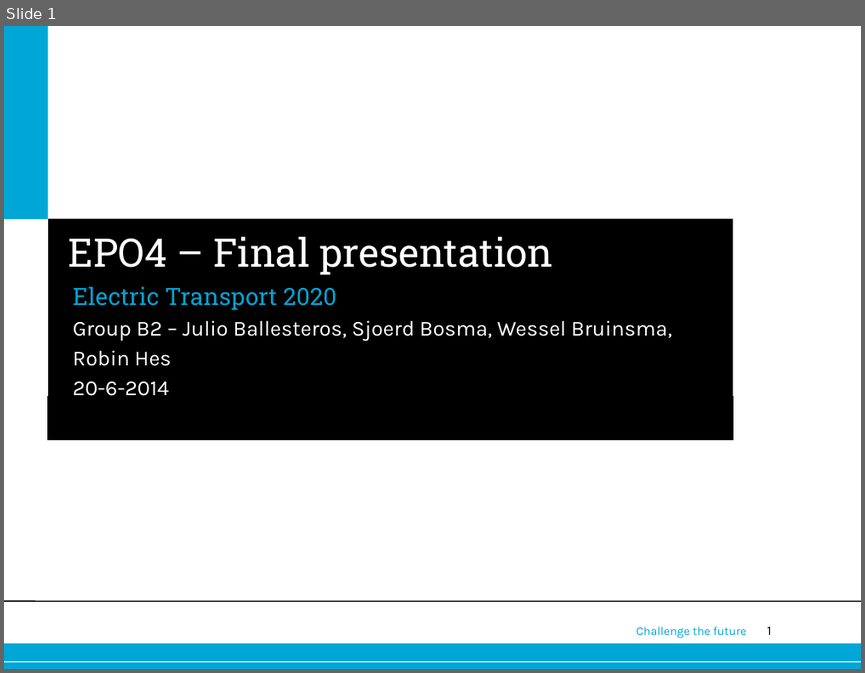
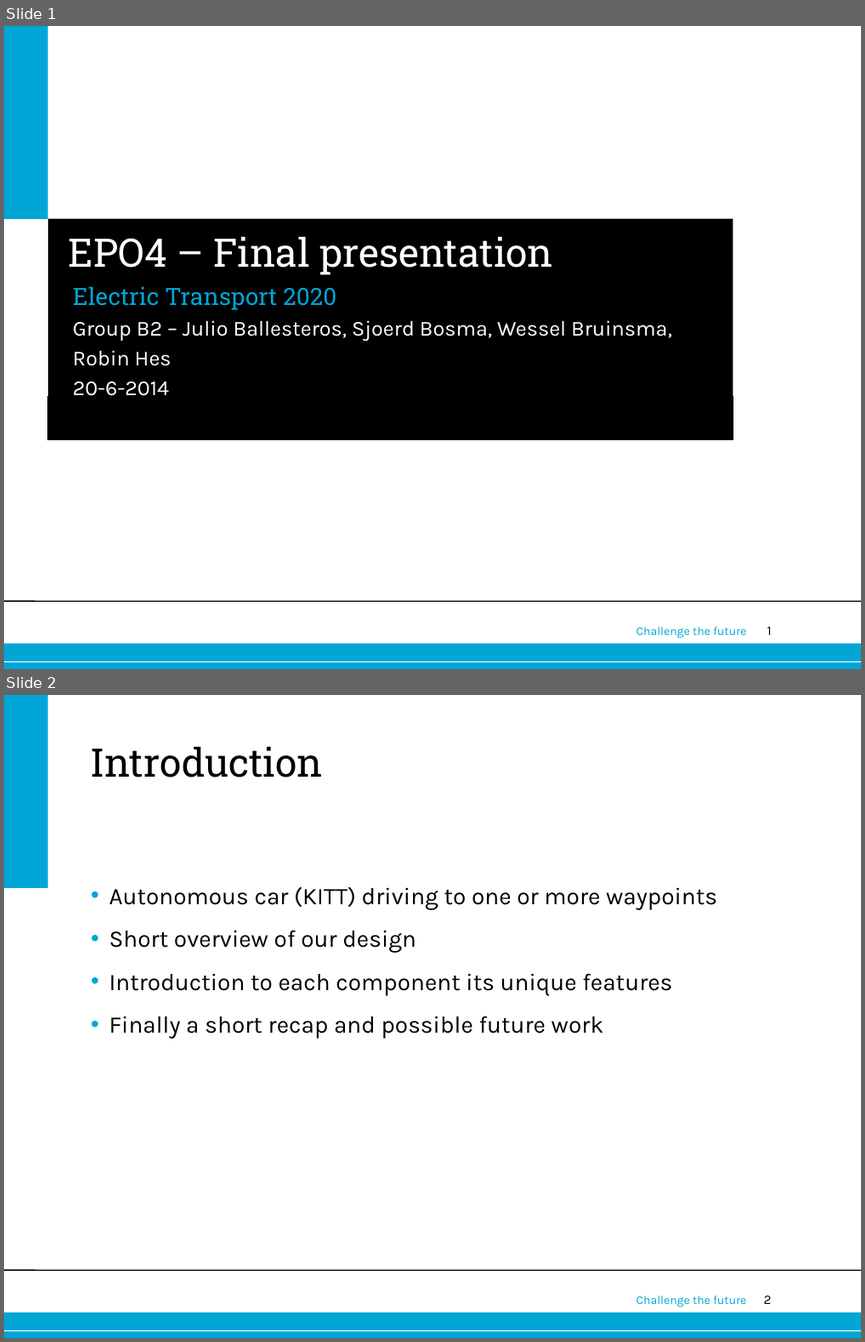
Before and after one commit to rphes/KITT-KATT, a slide deck: docs/final-presentation/final-presentation.pptx. Shown one above the other, each under a label of ours: slide 1 before the commit, slides 1 and 2 after it. The pictures are 865x673 and 865x1342 pixels, drawn with LibreOffice and Linux fonts; fonts in the diff are those of the drawing; background and template pictures are left out. Boxes give left, top, right and bottom in pixels: in the first picture for what was removed or moved away, otherwise in the second. Text is boxed around its words. In the diff, an @@ line names an element or a change of style, - is before the commit and + after.

Commit message:
intro+outro

```diff
--- a/docs/final-presentation/final-presentation.pptx
+++ b/docs/final-presentation/final-presentation.pptx
@@ slide 2 added at box(4, 695, 861, 1338), background #FFFFFF; not listed: 5 template elements that a slide beside it also shows @@
@@ rectangle added at box(4, 695, 47, 888), fill #00A6D6 @@
@@ title added at box(90, 746, 323, 777), 33 pt, text #000000 @@
+Introduction
@@ text added at box(109, 887, 717, 1038), 20 pt, text #000000 @@
+• Autonomous car (KITT) driving to one or more waypoints
+• Short overview of our design
+• Introduction to each component its unique features
+• Finally a short recap and possible future work
```
Also in this commit, not shown: 1 other slide added.
